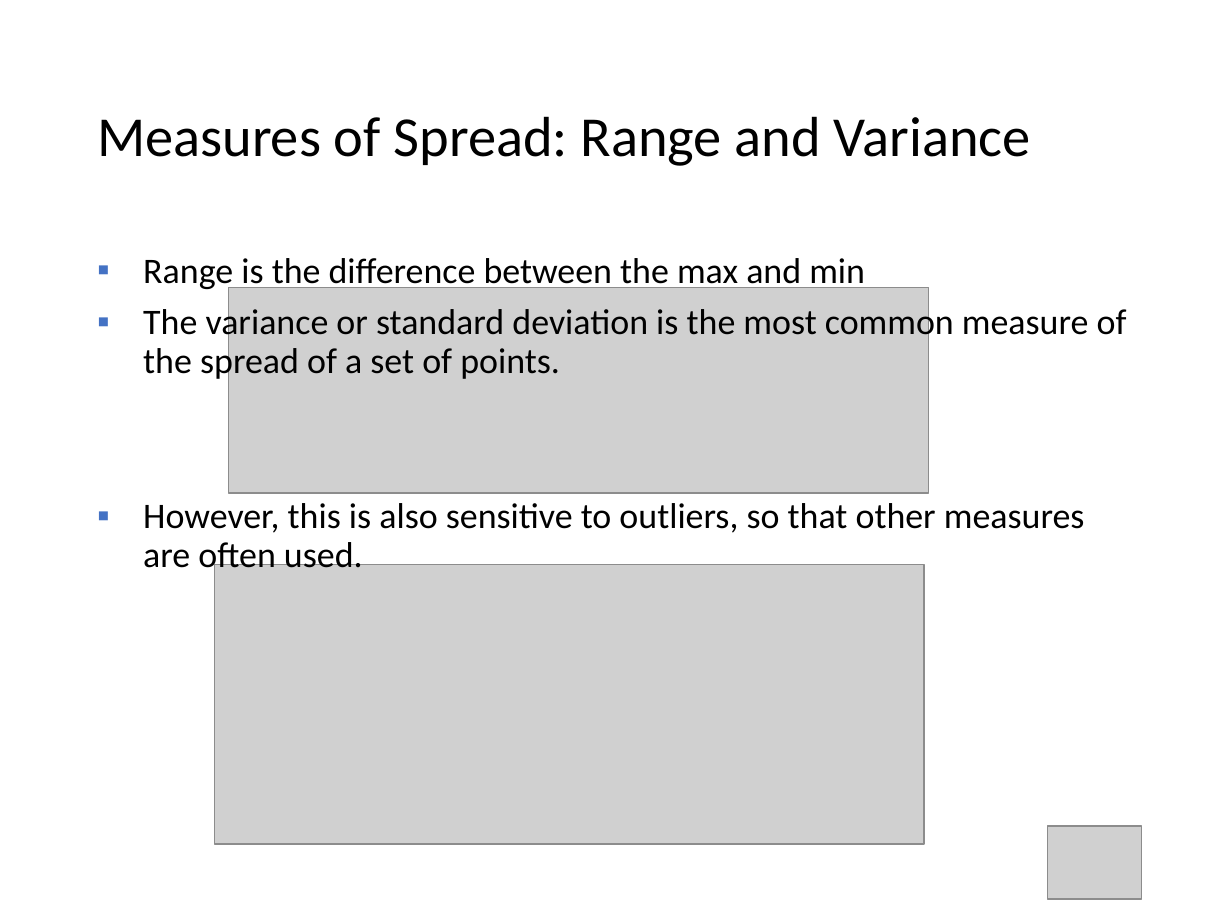
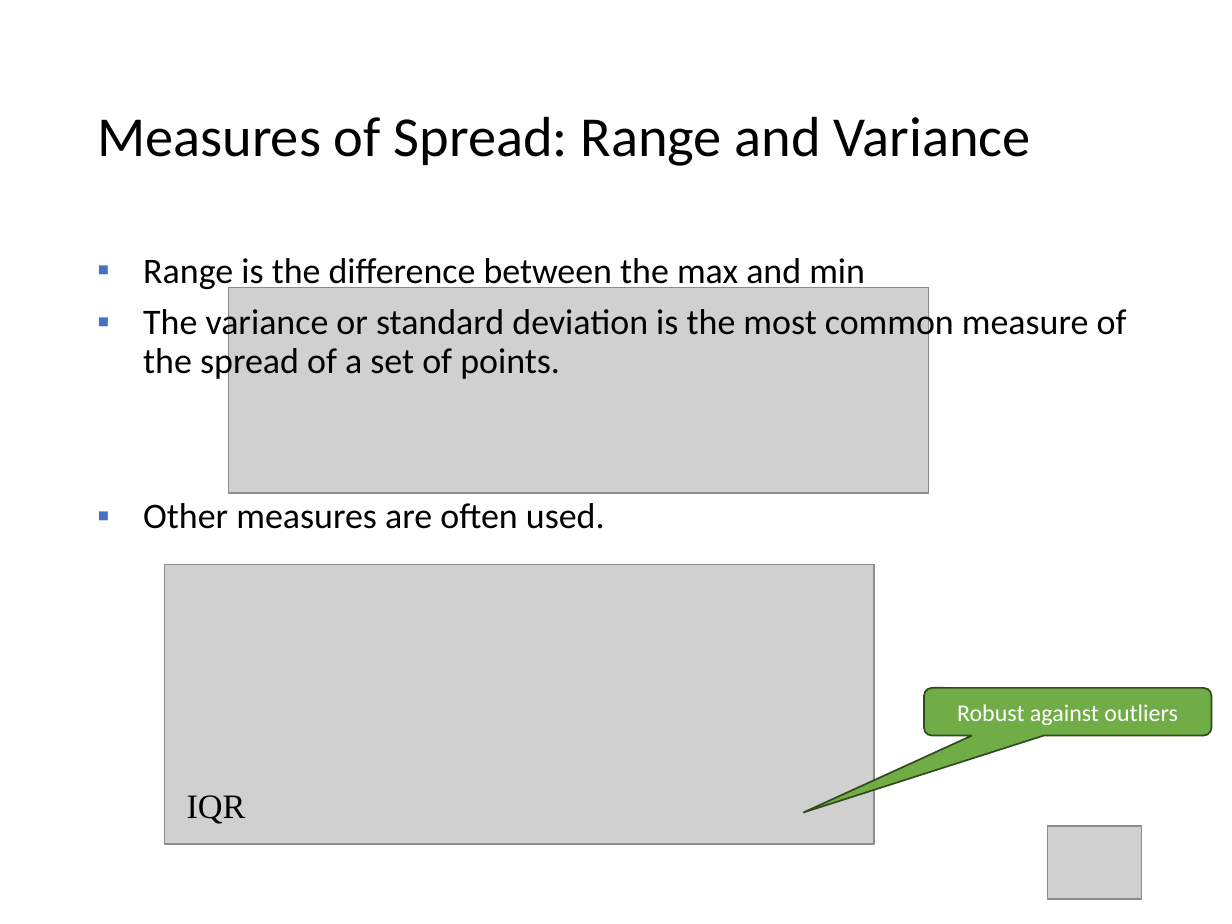
Before and after one commit to mhahsler/Introduction_to_Data_Mining_R_Examples, a slide deck: slide 11 of slides/chap2_exploration.pptx. Drawn at 1232x924 pixels with LibreOffice and Linux fonts; fonts in the diff are those of the drawing; grey boxes stand for pictures. Boxes give left, top, right and bottom in pixels: in the first picture for what was removed or moved away, otherwise in the second. Text is boxed around its words. In the diff, an @@ line names an element or a change of style, - is before the commit and + after.

```diff
--- a/slides/chap2_exploration.pptx
+++ b/slides/chap2_exploration.pptx
@@ text at box(143, 503, 605, 529): text changed @@
-▪ However, this is also sensitive to outliers, so that other measures are often used.
+▪ Other measures are often used.
@@ picture: place and size @@
-picture at box(214, 564, 924, 844)
+picture at box(164, 564, 873, 844)
@@ rounded speech box added at box(924, 687, 1211, 736), fill #70AD47, outline #314C1F 1 pt, 14 pt, text #FFFFFF @@
+Robust against outliers
@@ text added at box(187, 795, 246, 824), 20 pt, text #000000 @@
+IQR
```
Also in this commit, not shown: 12 other slides changed, 1 slide added, 6 slides removed, 1 other file.
